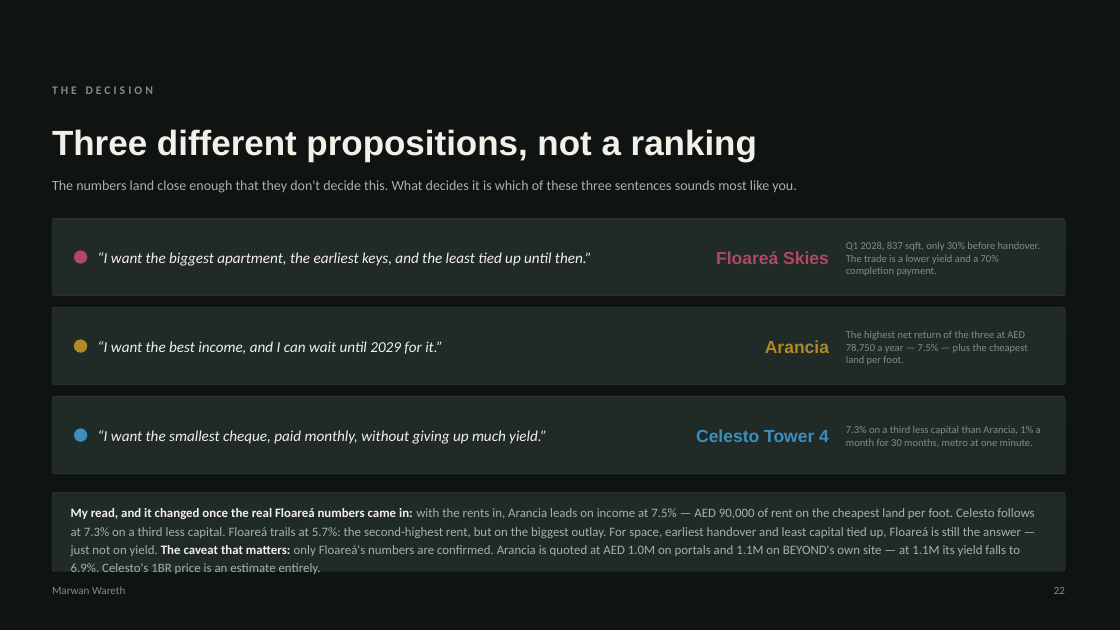
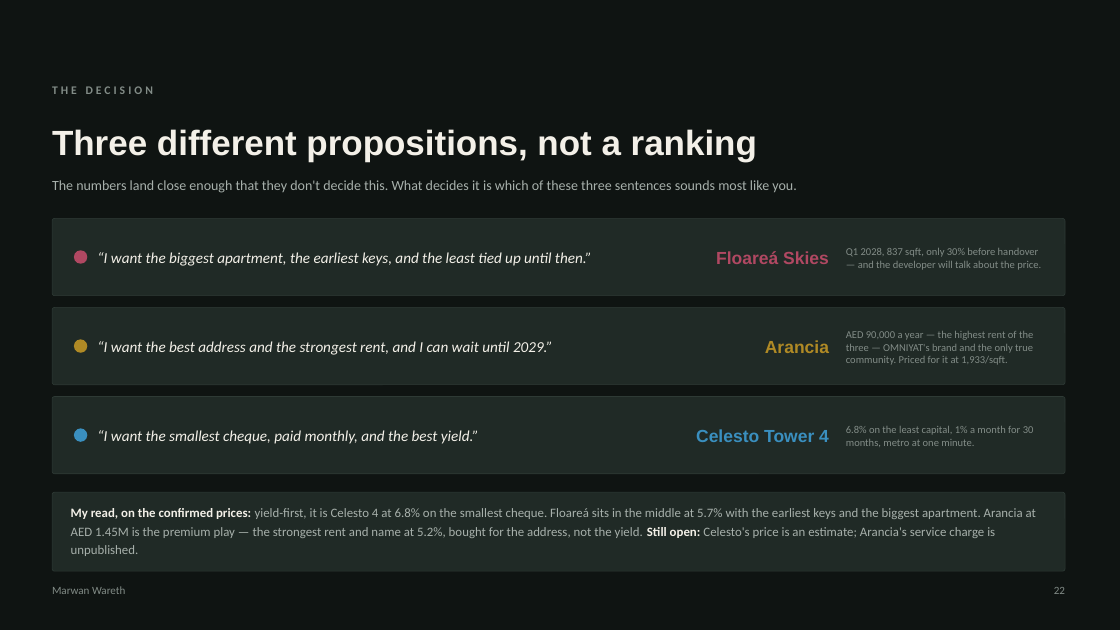
Before and after one commit to MWareth/openai-startup-name-generator, a slide deck: slide 22 of docs/client-deck/Three-Projects-One-Decision.pptx. Drawn at 1120x630 pixels with LibreOffice and Linux fonts; fonts in the diff are those of the drawing. Boxes give left, top, right and bottom in pixels: in the first picture for what was removed or moved away, otherwise in the second. Text is boxed around its words. In the diff, an @@ line names an element or a change of style, - is before the commit and + after.

```diff
--- a/docs/client-deck/Three-Projects-One-Decision.pptx
+++ b/docs/client-deck/Three-Projects-One-Decision.pptx
@@ text at [846,248,1041,270]: text changed @@
-Q1 2028, 837 sqft, only 30% before handover. The trade is a lower yield and a 70% completion payment.
+Q1 2028, 837 sqft, only 30% before handover — and the developer will talk about the price.
@@ text at [97,341,553,355]: text changed @@
-“I want the best income, and I can wait until 2029 for it.”
+“I want the best address and the strongest rent, and I can wait until 2029.”
@@ text at [846,331,1033,365]: text changed @@
-The highest net return of the three at AED 78,750 a year — 7.5% — plus the cheapest land per foot.
+AED 90,000 a year — the highest rent of the three — OMNIYAT's brand and the only true community. Priced for it at 1,933/sqft.
@@ text at [97,430,479,444]: text changed @@
-“I want the smallest cheque, paid monthly, without giving up much yield.”
+“I want the smallest cheque, paid monthly, and the best yield.”
@@ text at [846,426,1034,447]: text changed @@
-7.3% on a third less capital than Arancia, 1% a month for 30 months, metro at one minute.
+6.8% on the least capital, 1% a month for 30 months, metro at one minute.
@@ text at [71,508,1036,556]: text changed @@
-My read, and it changed once the real Floareá numbers came in: with the rents in, Arancia leads on income at 7.5% — AED 90,000 of rent on the cheapest land per foot. Celesto follows at 7.3% on a third less capital. Floareá trails at 5.7%: the second-highest rent, but on the biggest outlay. For space, earliest handover and least capital tied up, Floareá is still the answer — just not on yield. The caveat that matters: only Floareá's numbers are confirmed. Arancia is quoted at AED 1.0M on portals and 1.1M on BEYOND's own site — at 1.1M its yield falls to 6.9%. Celesto's 1BR price is an estimate entirely.
+My read, on the confirmed prices: yield-first, it is Celesto 4 at 6.8% on the smallest cheque. Floareá sits in the middle at 5.7% with the earliest keys and the biggest apartment. Arancia at AED 1.45M is the premium play — the strongest rent and name at 5.2%, bought for the address, not the yield. Still open: Celesto's price is an estimate; Arancia's service charge is unpublished.
```
Also in this commit, not shown: 18 other slides changed, 1 slide removed, 8 other files.
